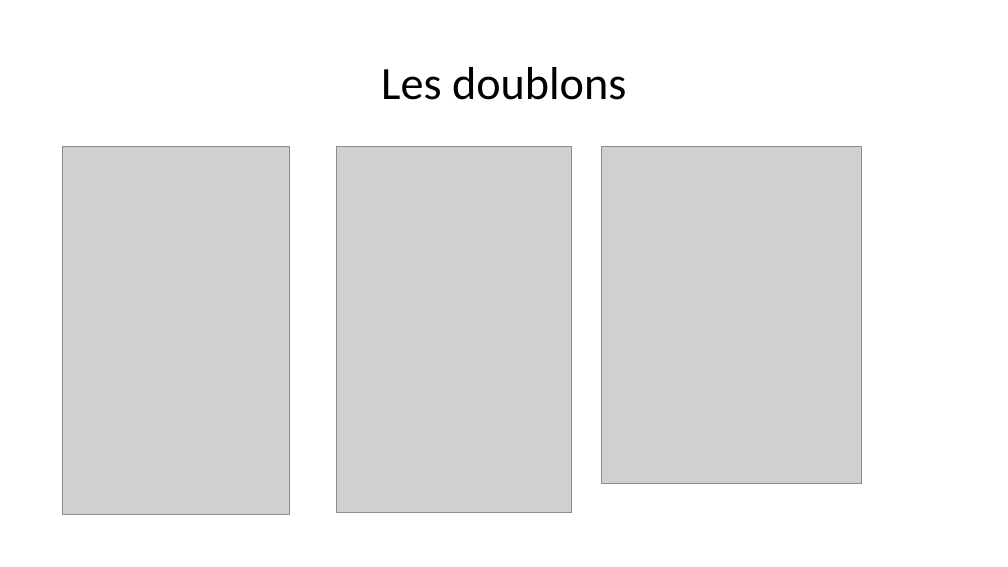
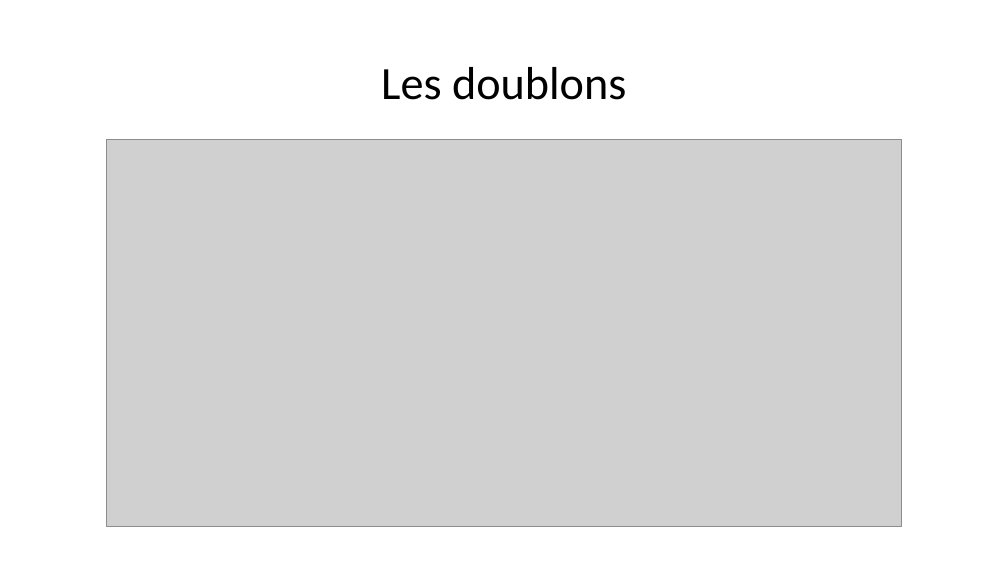
Before and after one commit to morganscao/Projet3, a slide deck: slide 7 of Rapport/Moteur de recommandations de films.pptx. Drawn at 1008x567 pixels with LibreOffice and Linux fonts; fonts in the diff are those of the drawing; grey boxes stand for pictures. Boxes give left, top, right and bottom in pixels: in the first picture for what was removed or moved away, otherwise in the second. Text is boxed around its words. In the diff, an @@ line names an element or a change of style, - is before the commit and + after.

```diff
--- a/Rapport/Moteur de recommandations de films.pptx
+++ b/Rapport/Moteur de recommandations de films.pptx
@@ picture removed at [63, 147, 290, 514] @@
@@ picture added at [107, 140, 902, 526] @@
@@ picture removed at [337, 147, 572, 512] @@
@@ picture removed at [601, 147, 862, 484] @@
```
Also in this commit, not shown: 9 other slides changed, 2 slides added, 5 slides removed.
